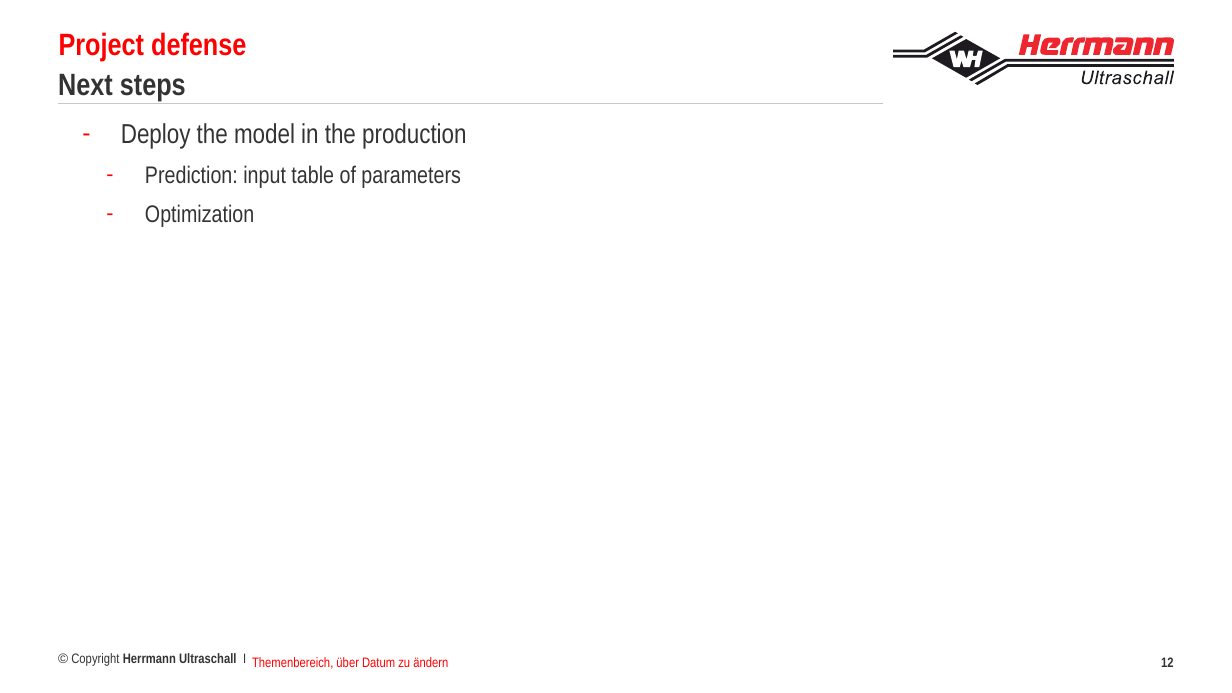
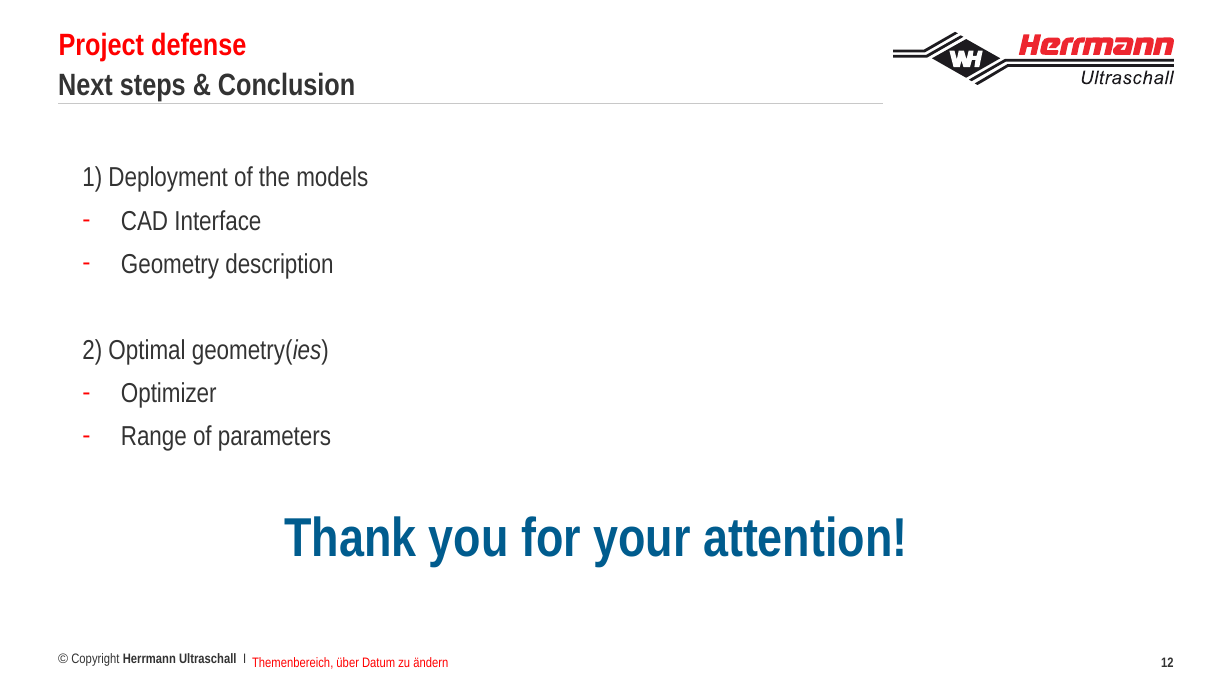
Before and after one commit to francoisbrouet/sep24_cds_int_us-welding, a slide deck: slide 12 of defense/Project defense Francois Brouet.pptx. Drawn at 1232x693 pixels with LibreOffice and Linux fonts; fonts in the diff are those of the drawing; background and template pictures are left out. Boxes give left, top, right and bottom in pixels: in the first picture for what was removed or moved away, otherwise in the second. Text is boxed around its words. In the diff, an @@ line names an element or a change of style, - is before the commit and + after.

```diff
--- a/defense/Project defense Francois Brouet.pptx
+++ b/defense/Project defense Francois Brouet.pptx
@@ title at [58, 72, 355, 101]: text changed @@
-Next steps
+Next steps & Conclusion
@@ text at [82, 166, 368, 450]: text changed; size 14 to 16 pt @@
-  – Deploy the model in the production
-    – Prediction: input table of parameters
-    – Optimization
+  1) Deployment of the models
+  – CAD Interface
+  – Geometry description
+  2) Optimal geometry(ies)
+  – Optimizer
+  – Range of parameters
@@ text added at [284, 516, 907, 566], 32 pt, text #005C8E, bold @@
+Thank you for your attention!
```
Also in this commit, not shown: 9 other slides changed, 3 slides removed, 1 other file.
